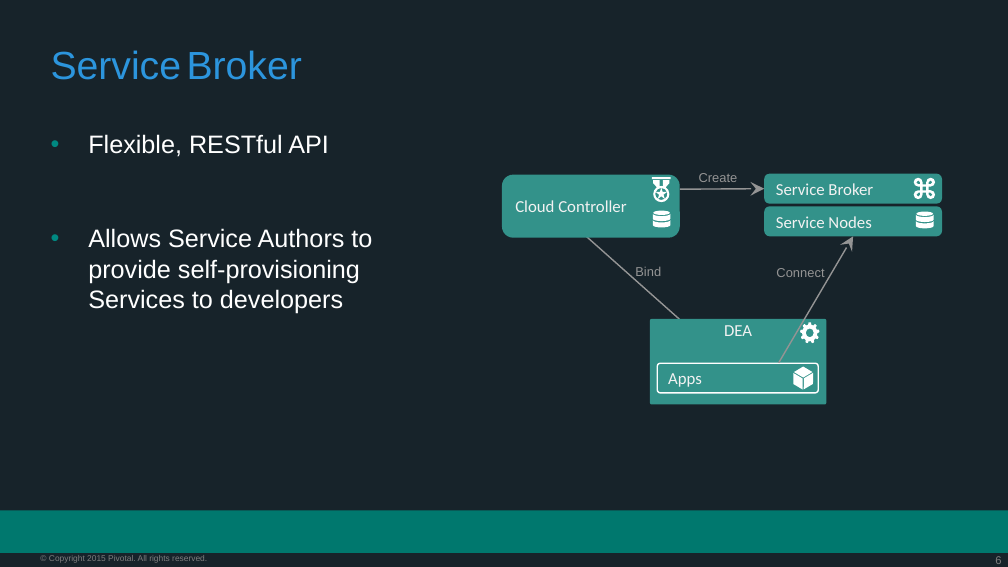
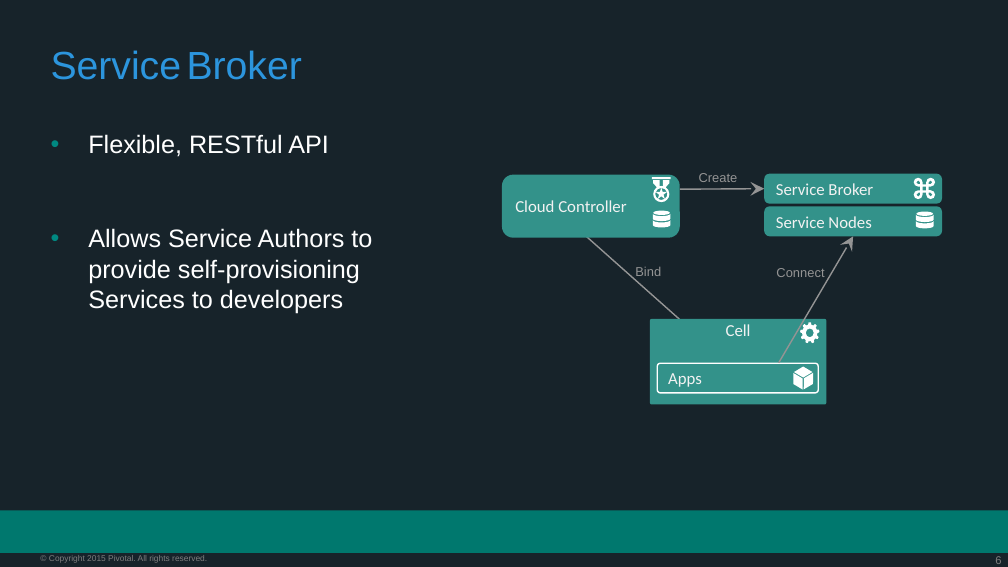
Before and after one commit to vmware-archive/PCF-Workshop-101, a slide deck: slide 6 of presentations/Session_4_Services_Overview.pptx. Drawn at 1008x567 pixels with LibreOffice and Linux fonts; fonts in the diff are those of the drawing; background and template pictures are left out. Boxes give left, top, right and bottom in pixels: in the first picture for what was removed or moved away, otherwise in the second. Text is boxed around its words. In the diff, an @@ line names an element or a change of style, - is before the commit and + after.

```diff
--- a/presentations/Session_4_Services_Overview.pptx
+++ b/presentations/Session_4_Services_Overview.pptx
@@ text in rounded rectangle at box(726, 324, 751, 336): text changed @@
-DEA
+Cell
```
Also in this commit, not shown: 1 slide added.
